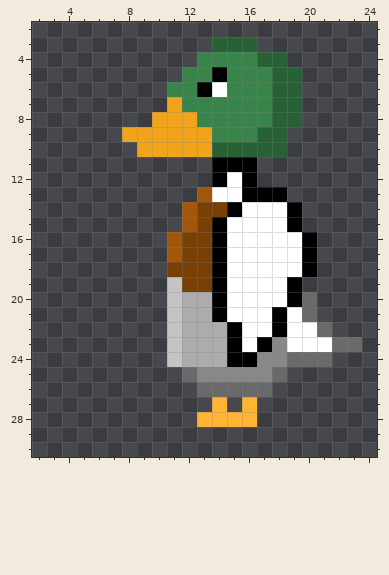
Pixel-art sprite: art/static_duck.png. The first picture shows the starting point.
The file is 32x32 pixels. Shown: x 2..24, y 2..30.
And afterwards:
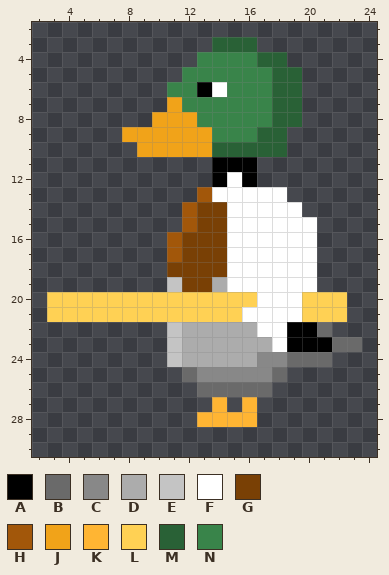
Palette (. is transparent): A #000000  B #6a6a6a  C #888888  D #acacac  E #c4c4c4  F #ffffff  G #794005  H #a2570a  J #f1a319  K #ffb533  L #ffd154  M #296136  N #39844a
Diff:
@@ x 12..16 @@
  4 .NNNN
- 5 NNANN
+ 5 NNNNN
  6 NAFNN
@@ x 2..24 @@
 12 ............AFA........
-13 ...........HFFAAA......
-14 ..........HGGAFFFA.....
-15 ..........HGAFFFFA.....
-16 .........HGGAFFFFFA....
-17 .........HGGAFFFFFA....
-18 .........GGGAFFFFFA....
-19 .........EGGAFFFFA.....
-20 .........EDDAFFFFAB....
-21 .........EDDAFFFAFB....
-22 .........EDDDAFFAFFB...
-23 .........EDDDAFACFFFBB.
-24 .........EDDDAACCBBB...
+13 ...........HFFFFF......
+14 ..........HGGFFFFF.....
+15 ..........HGGFFFFFF....
+16 .........HGGGFFFFFF....
+17 .........HGGGFFFFFF....
+18 .........GGGGFFFFFF....
+19 .........EGGDFFFFFF....
+20 .LLLLLLLLLLLLLLFFFLLL..
+21 .LLLLLLLLLLLLLFFFFLLL..
+22 .........EDDDDDFFAAB...
+23 .........EDDDDDDFAAABB.
+24 .........EDDDDDCCBBB...
 25 ..........BCCCCCB......
Where, in picture pixels (left, top, right, bottom), the same in both pictures:
changed: (212, 67, 227, 82)
changed: (47, 187, 347, 367)
